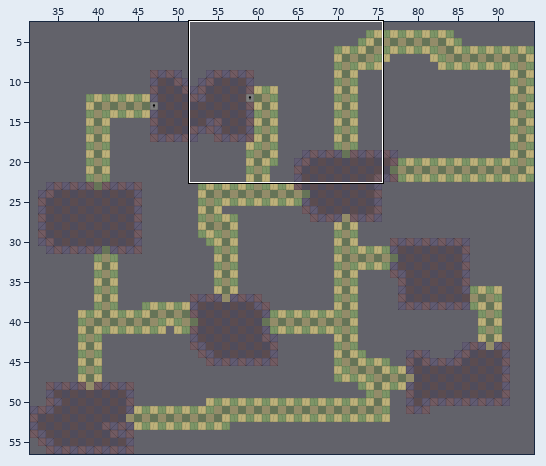
Two states of a Tiled map (JSON), assets/Tiled/map0A.json. Above, an overview of the earlier version with the close-up marked.
Close-up. The starting point:
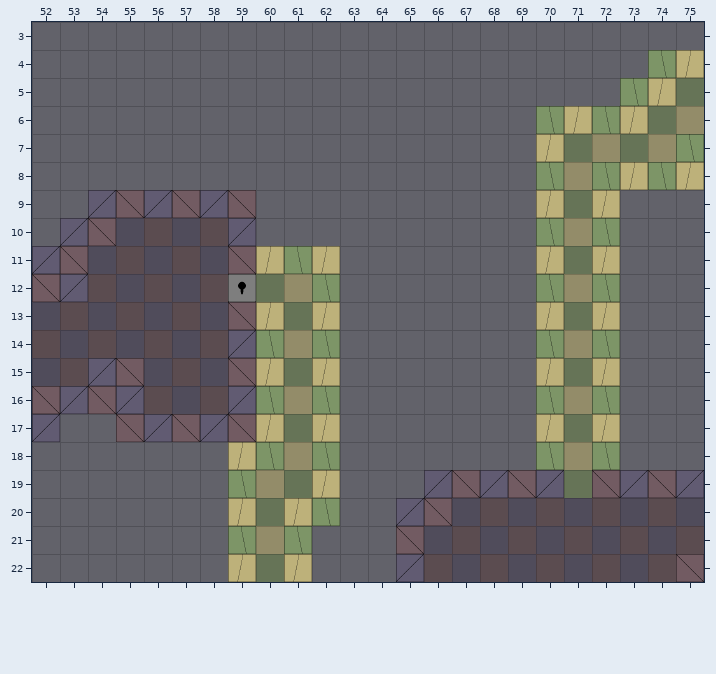
Cells are 100x100 px. Shown: x 52..75, y 3..22. The commit also changed other parts of the map, which this record leaves out.
The same view after the edit:
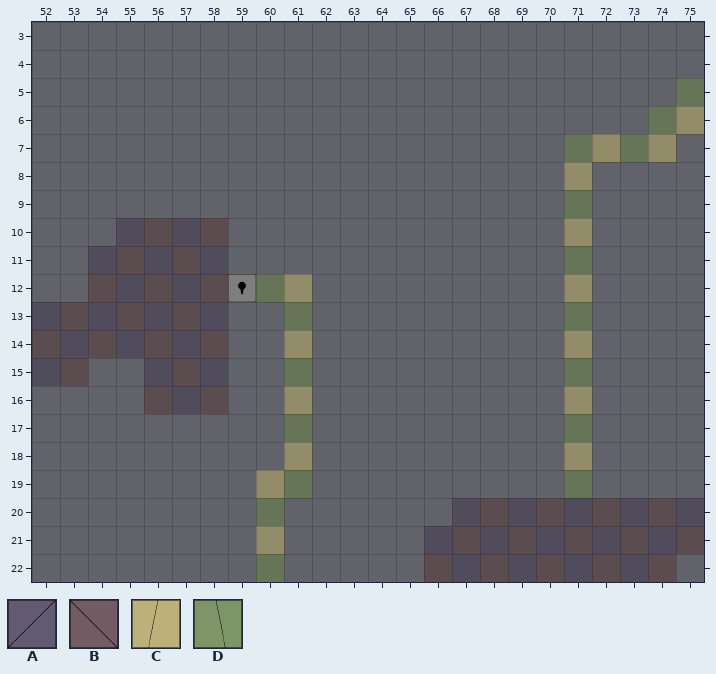
Key: from "Tileset": A 0, B 1, C 2, D 3.
_ is an empty cell.
From old to new:
Layer "Wall" (now hidden):
The author cleared tile A in row 9 at x 54, 56 and 58; in row 10 at x 53 and 59; in row 11 at x 52; in row 12 at x 53; in row 14 at x 59; in row 15 at x 54.
The author cleared tile A in row 16 at x 53, 55 and 59; in row 17 at x 52, 56 and 58; in row 19 at x 66, 68, 70, 73 and 75; in row 20 at x 65; in row 22 at x 65.
The author cleared tile B in row 9 at x 55, 57 and 59; in row 10 at x 54; in row 11 at x 53 and 59; in row 12 at x 52; in row 13 at x 59; in row 15 at x 55 and 59.
The author cleared tile B in row 16 at x 52 and 54; in row 17 at x 55, 57 and 59; in row 19 at x 67, 69, 72 and 74; in row 20 at x 66; in row 21 at x 65; in row 22 at x 75.
The author cleared tile C in row 4 at x 75; in row 5 at x 74; in row 6 at x 71 and 73; in row 7 at x 70; in row 8 at x 73 and 75; in row 9 at x 70 and 72.
The author cleared tile C in row 11 at x 60, 62, 70 and 72; in row 13 at x 60, 62, 70 and 72; in row 15 at x 60, 62, 70 and 72; in row 17 at x 60, 62, 70 and 72; in row 18 at x 59; in row 19 at x 62.
The author cleared tile C in row 20 at x 59 and 61; in row 22 at x 59 and 61.
The author cleared tile D in row 4 at x 74; in row 5 at x 73; in row 6 at x 70 and 72; in row 7 at x 75; in row 8 at x 70, 72 and 74; in row 10 at x 70 and 72.
The author cleared tile D in row 11 at x 61; in row 12 at x 62, 70 and 72; in row 14 at x 60, 62, 70 and 72; in row 16 at x 60, 62, 70 and 72; in row 18 at x 60, 62, 70 and 72; in row 19 at x 59.
The author cleared tile D in row 20 at x 62; in row 21 at x 59 and 61.
Where, in picture pixels (left, top, right, bottom), the same in both close-ups:
removed: (396, 50, 704, 582)
removed: (32, 190, 340, 582)
